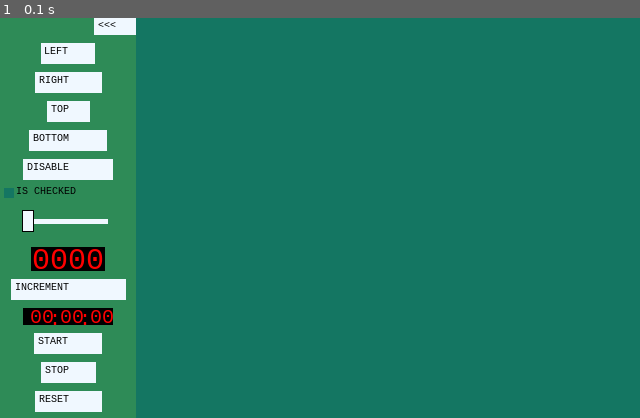
Above: before the commit, frame 1.
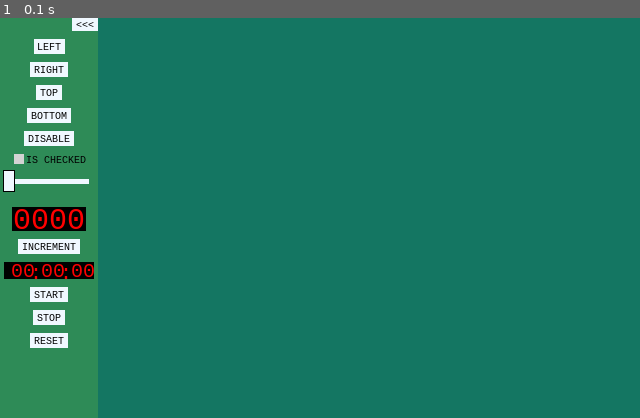
Above: after the commit, the same moment.

Repository: alexetsnyder/OuroborosPython
Game: pygame game, started from Pygame/Maps/IslandMaps/controls.py
The game is run twice, just before and just after one commit, with the same random seed, the same clock (stepped at 60 frames per second) and the same inputs.
Inputs:
- Up to frame 1 (0.1 s): no input

The runs differ from the first frame. In frame 1, 13% of the frame differs, in the area x 0-22%, y 0-100%.

Commit message:
Style Issues
Fixed issue with the button styles not working correctly.

Diff:
--- a/Pygame/Maps/IslandMaps/controls.py
+++ b/Pygame/Maps/IslandMaps/controls.py
@@ -18,7 +18,7 @@
 		self.styles = Styles()
 		self.styles['default_enabled'] = Style(Color.ALICE_BLUE)
 		self.styles['default_disabled'] = Style(Color.LIGHT_GREY)
-		self.styles['default_text_enabled'] = Style(Color.BLACK, font_size=10)
+		self.styles['default_text_enabled'] = Style(font_size=10)
 		self.styles['default_text_disabled'] = Style(Color.DIM_GREY, font_size=10)
 		self.styles['default_border_enabled'] = Style(Color.BLACK)
 		self.styles['default_border_disabled'] = Style(Color.DIM_GREY)
@@ -48,18 +48,15 @@
 		self.is_active = False
 		self.on_click = on_click
 		self.min_w, self.min_h = self.min_size = min_size
-		self.btn_txt = go.RenderText(text)
+		self.font_style = Style(font_size=10)
+		self.btn_txt = go.RenderText(text, self.font_style)
 		self.btn_bck = go.Rect((0, 0), (0, 0))
 		self.wire_events()
 		super().__init__(left_top, self.get_size(), is_enabled=is_enabled, is_visible=is_visible)
-		self.apply_styles()
 
 	def create_styles(self):
 		super().create_styles()
 		self.styles['btn_active'] = Style(Color.RED)
-
-	def apply_styles(self):
-		self.btn_txt.set_font_style(self.get_text_style())
 
 	def wire_events(self):
 		imp.IMP().add_listener(events.MouseMotionEvent().create(self.on_mouse_motion, quell=True))
@@ -285,7 +282,8 @@
 	def __init__(self, lbl_str, on_checked=None, left_top=(0, 0)):
 		self.is_checked = False
 		self.on_checked = on_checked
-		self.lbl_text = go.RenderText(lbl_str)
+		self.font_style = Style(font_size=10)
+		self.lbl_text = go.RenderText(lbl_str, self.font_style)
 		self.check_box = go.Rect(left_top, (10, 10), width=1)
 		self.fill_box = go.Rect(left_top, (10, 10))
 		super().__init__(left_top, tuple(x + 10 for x in self.lbl_text.size))
@@ -294,8 +292,9 @@
 
 	def create_styles(self):
 		super().create_styles()
-		self.styles['default_enabled'].color = Color.TEAL_FELT
-		self.styles['check_mark_enabled'] = Style()
+		self.styles['check_box_enabled'] = Style(Color.LIGHT_GREY)
+		self.styles['check_box_disabled'] = Style(Color.SLATE_GREY)
+		self.styles['check_mark_enabled'] = Style(Color.BLACK)
 		self.styles['check_mark_disabled'] = Style(Color.DIM_GREY)
 
 	def apply_styles(self):
@@ -330,7 +329,7 @@
 
 	def draw(self, surface):
 		if self.is_visible:
-			self.check_box.draw(surface, self.get_style('default').color)
+			self.check_box.draw(surface, self.get_style('check_box').color)
 			if self.is_checked:
 				self.fill_box.draw(surface, self.get_style('check_mark').color)
 			self.lbl_text.draw(surface, self.get_style('default_text').color)
--- a/Pygame/Maps/IslandMaps/structs.py
+++ b/Pygame/Maps/IslandMaps/structs.py
@@ -14,10 +14,11 @@
 	DEEP_SKY_BLUE = (  0, 191, 255, 255)
 	YELLOW 		  = (255, 255,   0, 255)
 	SAND          = ( 76,  70,  50, 255)
+	LIGHT_GREY    = (211, 211, 211, 255)
 	SILVER 		  = (192, 192, 192, 255)
-	LIGHT_GREY    = (211, 211, 211, 255)
 	GREY          = (128, 128, 128, 255)
 	DIM_GREY      = (105, 105, 105, 255)
+	SLATE_GREY    = (112, 128, 144, 255)
 	TRANSPARENT   = (  0,   0,   0,   0)
 
 class MouseButton:
